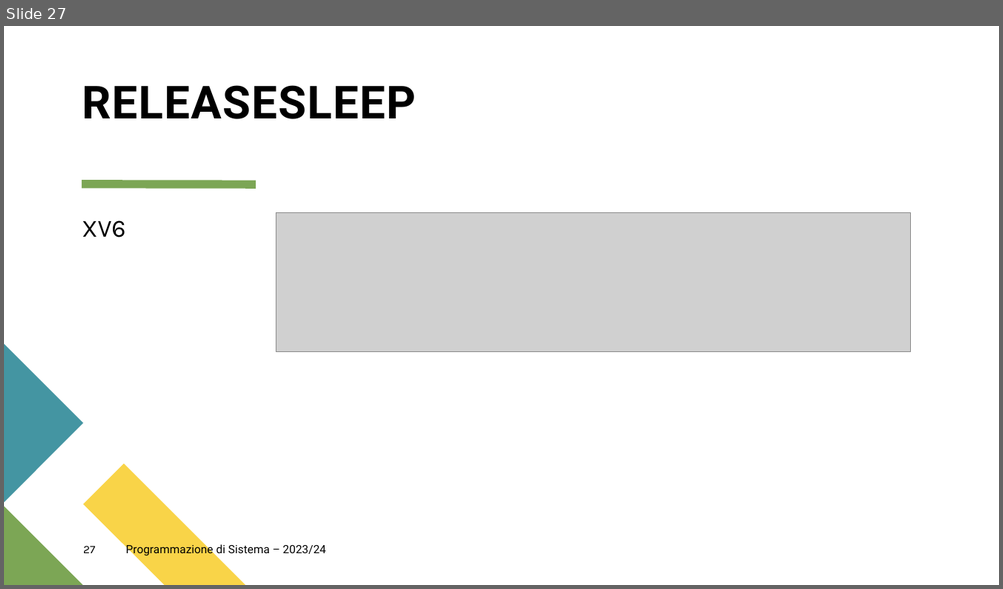
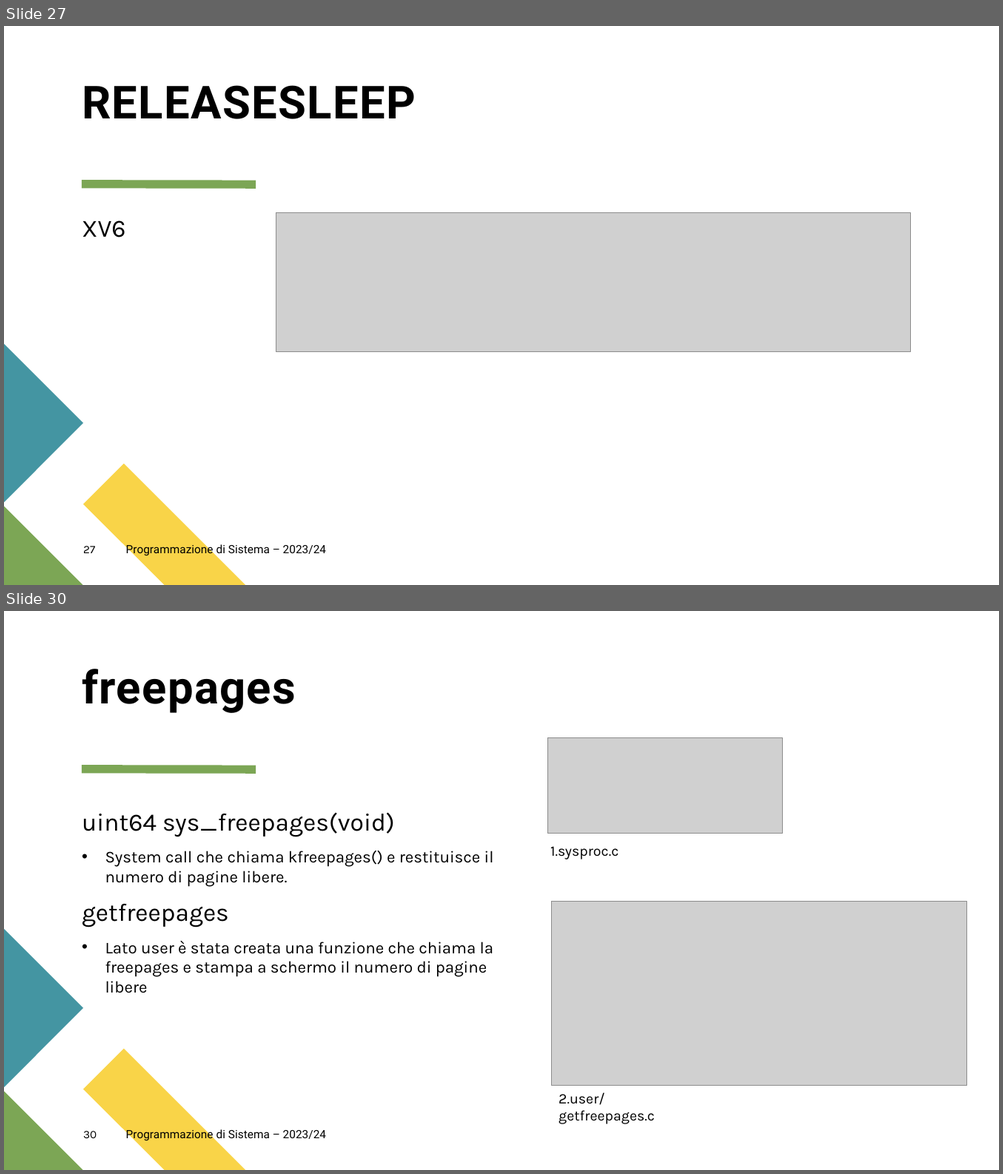
Before and after one commit to Zafonte/OS-project, a slide deck: OS161 Project/PDS.pptx. Shown one above the other, each under a label of ours: slide 27 before the commit, slides 27 and 30 after it; the slides between them are not shown. The pictures are 1003x589 and 1003x1174 pixels, drawn with LibreOffice and Linux fonts; fonts in the diff are those of the drawing; grey boxes stand for pictures. Boxes give left, top, right and bottom in pixels: in the first picture for what was removed or moved away, otherwise in the second. Text is boxed around its words. In the diff, an @@ line names an element or a change of style, - is before the commit and + after.

```diff
--- a/OS161 Project/PDS.pptx
+++ b/OS161 Project/PDS.pptx
@@ slide 30 added at bbox=[4, 611, 999, 1170], background #FFFFFF; not listed: 4 template elements that a slide beside it also shows @@
@@ title added at bbox=[82, 669, 296, 713], 44 pt, text #000000, bold @@
+freepages
@@ picture added at bbox=[547, 738, 782, 834] @@
@@ text added at bbox=[82, 812, 494, 994], 16 pt, text #000000 @@
+uint64 sys_freepages(void)
+• System call che chiama kfreepages() e restituisce il numero di pagine libere.
+getfreepages
+• Lato user è stata creata una funzione che chiama la freepages e stampa a schermo il numero di pagine libere
@@ text added at bbox=[550, 846, 618, 860], 14 pt, text #000000 @@
+1.sysproc.c
@@ picture added at bbox=[551, 901, 967, 1085] @@
@@ text added at bbox=[558, 1093, 654, 1125], 14 pt, text #000000 @@
+2.user/getfreepages.c
@@ page number added at bbox=[83, 1131, 96, 1139], 11 pt, text #000000 @@
+30
@@ text added at bbox=[126, 1128, 326, 1142], 11 pt, text #000000 @@
+Programmazione di Sistema – 2023/24
```
Also in this commit, not shown: 4 other slides added.
